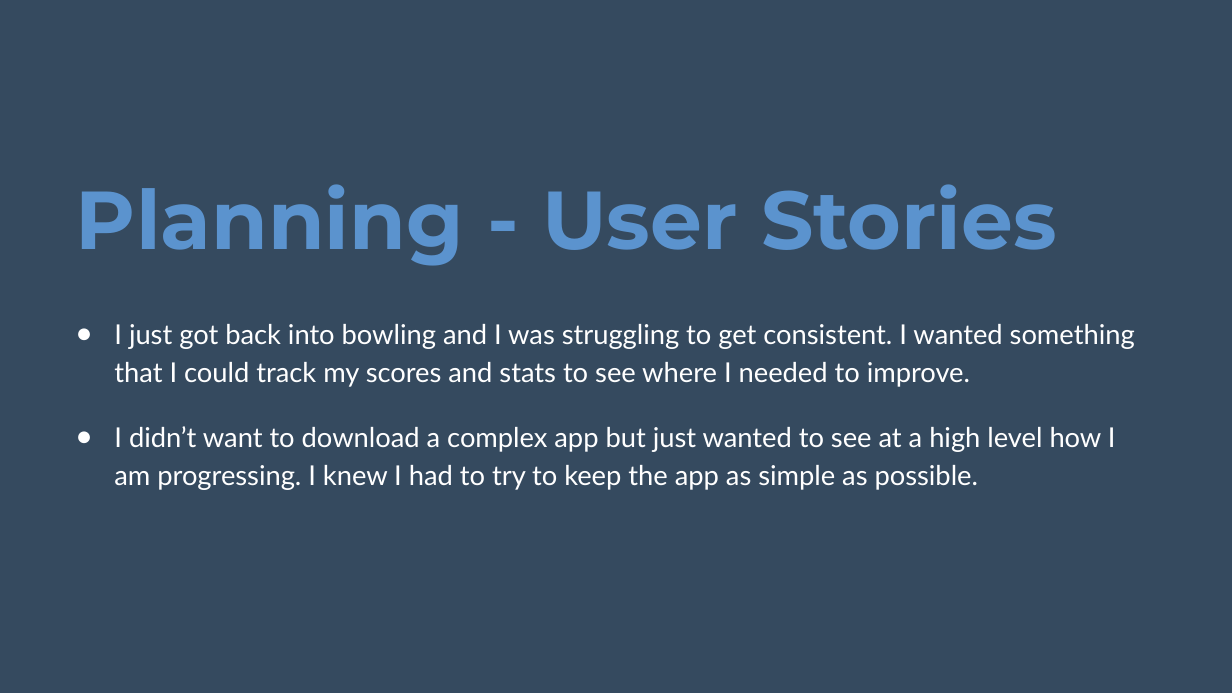
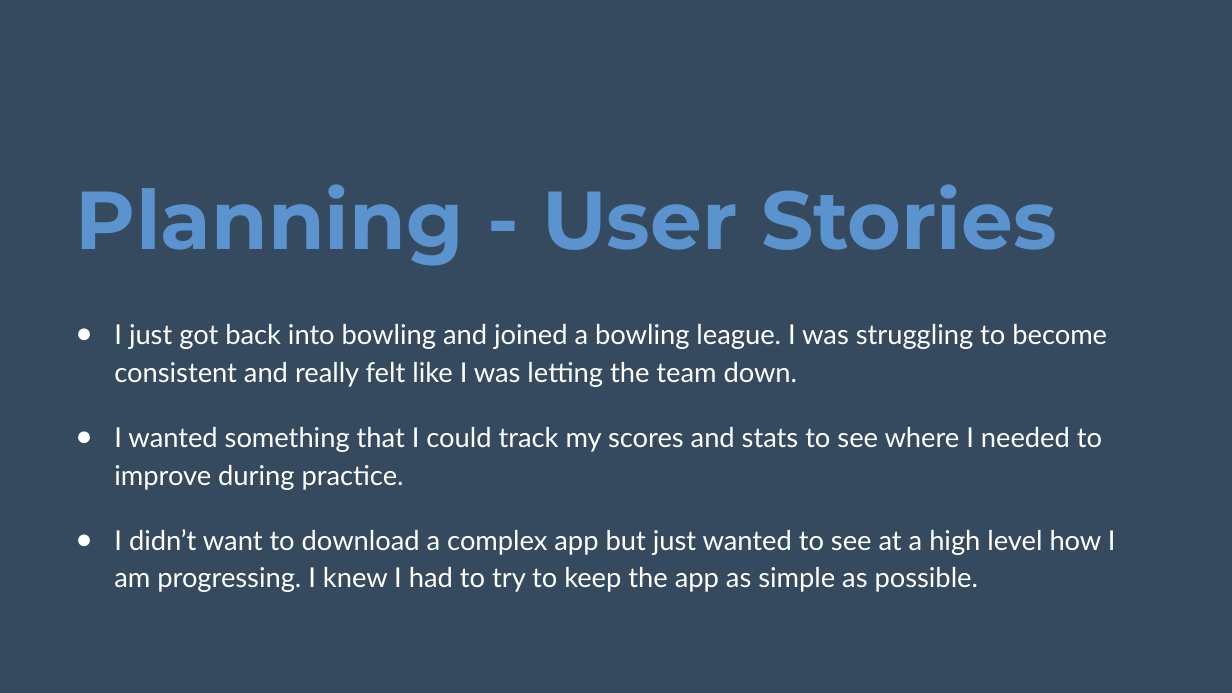
Before and after one commit to Spencer30/liftoff-assignments, a slide deck: slide 4 of P6-Project_Presentation/bowling-buddy presentation.pptx. Drawn at 1232x693 pixels with LibreOffice and Linux fonts; fonts in the diff are those of the drawing; background and template pictures are left out. Boxes give left, top, right and bottom in pixels: in the first picture for what was removed or moved away, otherwise in the second. Text is boxed around its words. In the diff, an @@ line names an element or a change of style, - is before the commit and + after.

```diff
--- a/P6-Project_Presentation/bowling-buddy presentation.pptx
+++ b/P6-Project_Presentation/bowling-buddy presentation.pptx
@@ text at (114,324,1107,490): text changed @@
-● I just got back into bowling and I was struggling to get consistent. I wanted something that I could track my scores and stats to see where I needed to improve.
+● I just got back into bowling and joined a bowling league. I was struggling to become consistent and really felt like I was letting the team down.
+● I wanted something that I could track my scores and stats to see where I needed to improve during practice.
```
Also in this commit, not shown: 3 other slides changed.
